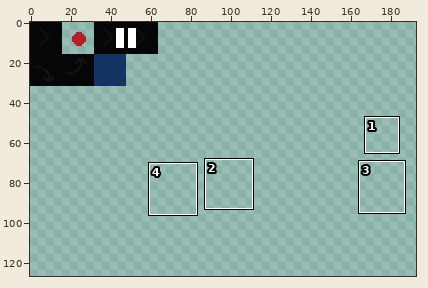
Pixel-art file: sprites.aseprite. The picture above shows the old version from afar; the outline marks the close-up.
Close-up. The starting point:
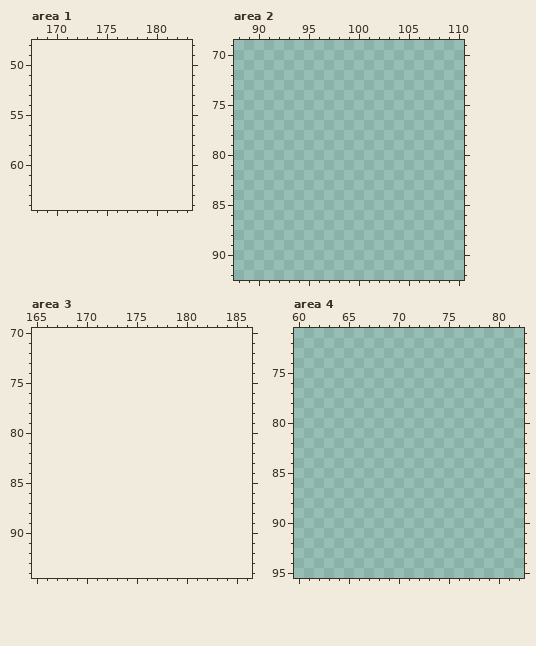
128x128 pixels, 1 frame. Shown: area 1: x 168..183, y 48..64; area 2: x 88..110, y 69..92; area 3: x 165..186, y 70..94; area 4: x 60..82, y 71..95. The old version is drawn lined up with the new one, on the new canvas. The wide view leaves out empty margins. The commit also changed other parts of the picture, which this record leaves out.
Once edited:
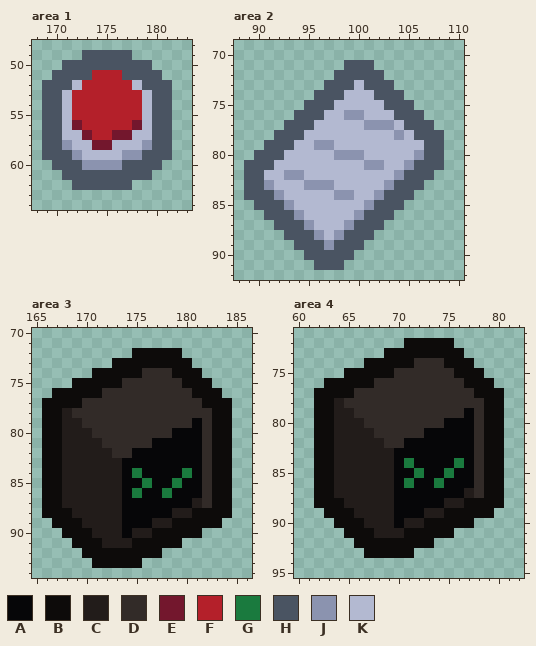
Palette (. is transparent): A #060608  B #0d0b0a  C #221c1a  D #322b28  E #73172d  F #b4202a  G #1a7a3e  H #4a5462  J #8b93af  K #b3b9d1
From old to new:
canvas 128x128 -> 240x128
Area 1:
y 49: x 173..177 ..... -> HHHHH
y 50: x 171..179 ......... -> HHHHHHHHH
y 51: x 170..180 ........... -> HHHHFFFHHHH
y 52: x 169..181 ............. -> HHHKFFFFFKHHH
y 53..55: x 169..181 ............. -> HHKFFFFFFFKHH
y 56: x 169..181 ............. -> HHKEFFFFFEKHH
y 57: x 169..181 ............. -> HHKKEFFEEKKHH
y 58: x 169..181 ............. -> HHJKKEEKKKJHH
y 59: x 169..181 ............. -> HHHJKKKKJJHHH
y 60: x 170..180 ........... -> HHHJJJJHHHH
y 61: x 171..179 ......... -> HHHHHHHHH
y 62: x 172..177 ...... -> HHHHHH
Area 2:
y 71: x 99..101 ... -> HHH
y 72: x 98..102 ..... -> HHHHH
y 73: x 97..103 ....... -> HHHKHHH
y 74: x 96..104 ......... -> HHHKKKHHH
y 75: x 95..105 ........... -> HHHKKKKKHHH
y 76: x 94..106 ............. -> HHHKKJJKKKHHH
y 77: x 93..107 ............... -> HHHKKKKKJJJKHHH
y 78: x 92..108 ................. -> HHHKKKKKKKKKJKHHH
y 79: x 91..108 .................. -> HHHKKJJKKKKKKKKKHH
y 80: x 90..108 ................... -> HHHKKKKKJJJKKKKKJHH
y 81: x 89..108 .................... -> HHHKKKKKKKKKJJKKJHHH
y 82: x 89..107 ................... -> HHKKJJKKKKKKKKKJHHH
y 83: x 89..106 .................. -> HHJKKKJJJKKKKKJHHH
y 84: x 89..105 ................. -> HHHJKKKKKJJKKJHHH
y 85: x 90..104 ............... -> HHHJKKKKKKKJHHH
y 86: x 91..103 ............. -> HHHJKKKKKJHHH
y 87: x 92..102 ........... -> HHHJKKKJHHH
y 88: x 93..101 ......... -> HHHJKJHHH
y 89: x 94..100 ....... -> HHHJHHH
y 90: x 95..99 ..... -> HHHHH
y 91: x 96..98 ... -> HHH
Area 3:
y 72: x 175..179 ..... -> BBBBB
y 73: x 173..180 ........ -> BBBBBBBB
y 74: x 171..181 ........... -> BBBBBDDDBBB
y 75: x 169..182 .............. -> BBBBBDDDDDDBBB
y 76: x 167..183 ................. -> BBBBBDDDDDDDDDBBB
y 77: x 166..184 ................... -> BBBBDDDDDDDDDDDDBBB
y 78: x 166..184 ................... -> BBCDDDDDDDDDDDDDDBB
y 79: x 166..184 ................... -> BBCCDDDDDDDDDDDADBB
y 80: x 166..184 ................... -> BBCCCDDDDDDDDAAADBB
y 81: x 166..184 ................... -> BBCCCCDDDDDAAAAADBB
y 82: x 166..184 ................... -> BBCCCCCDDAAAAAAADBB
y 83: x 166..184 ................... -> BBCCCCCCAAAAAAAADBB
y 84: x 166..184 ................... -> BBCCCCCCAGAAAAGADBB
y 85: x 166..184 ................... -> BBCCCCCCAAGAAGAADBB
y 86: x 166..184 ................... -> BBCCCCCCAGAAGAAADBB
y 87: x 166..184 ................... -> BBCCCCCCAAAAAAACDBB
y 88: x 166..184 ................... -> BBBCCCCCAAAAACCBBBB
y 89: x 167..183 ................. -> BBBCCCCAAACCBBBBB
y 90: x 168..181 .............. -> BBBCCCACCBBBBB
y 91: x 169..179 ........... -> BBBCCCBBBBB
y 92: x 170..177 ........ -> BBBBBBBB
y 93: x 171..175 ..... -> BBBBB
Area 4:
y 72: x 71..75 ..... -> BBBBB
y 73: x 69..76 ........ -> BBBBBBBB
y 74: x 67..77 ........... -> BBBBBDDDBBB
y 75: x 65..78 .............. -> BBBBBDDDDDDBBB
y 76: x 63..79 ................. -> BBBBBDDDDDDDDDBBB
y 77: x 62..80 ................... -> BBBBDDDDDDDDDDDDBBB
y 78: x 62..80 ................... -> BBCDDDDDDDDDDDDDDBB
y 79: x 62..80 ................... -> BBCCDDDDDDDDDDDADBB
y 80: x 62..80 ................... -> BBCCCDDDDDDDDAAADBB
y 81: x 62..80 ................... -> BBCCCCDDDDDAAAAADBB
y 82: x 62..80 ................... -> BBCCCCCDDAAAAAAADBB
y 83: x 62..80 ................... -> BBCCCCCCAAAAAAAADBB
y 84: x 62..80 ................... -> BBCCCCCCAGAAAAGADBB
y 85: x 62..80 ................... -> BBCCCCCCAAGAAGAADBB
y 86: x 62..80 ................... -> BBCCCCCCAGAAGAAADBB
y 87: x 62..80 ................... -> BBCCCCCCAAAAAAACDBB
y 88: x 62..80 ................... -> BBBCCCCCAAAAACCBBBB
y 89: x 63..79 ................. -> BBBCCCCAAACCBBBBB
y 90: x 64..77 .............. -> BBBCCCACCBBBBB
y 91: x 65..75 ........... -> BBBCCCBBBBB
y 92: x 66..73 ........ -> BBBBBBBB
y 93: x 67..71 ..... -> BBBBB
